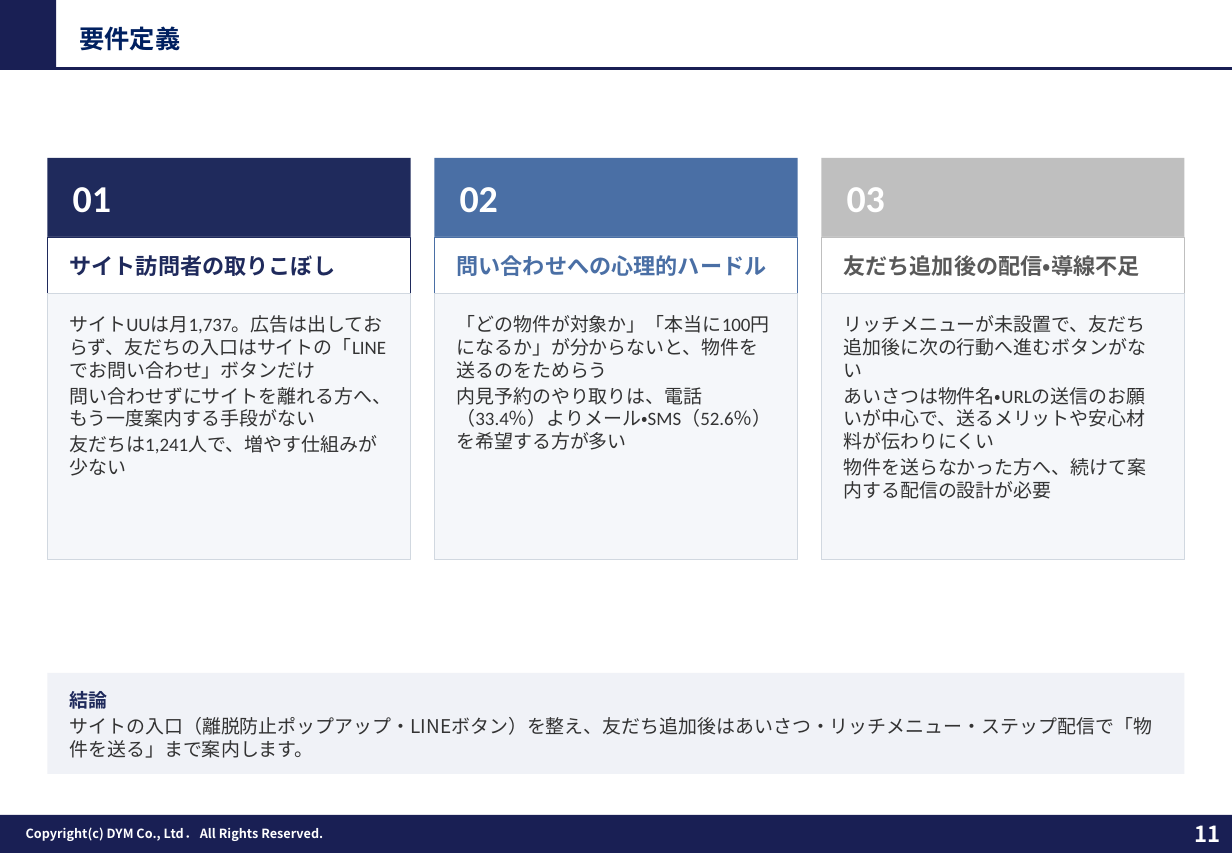
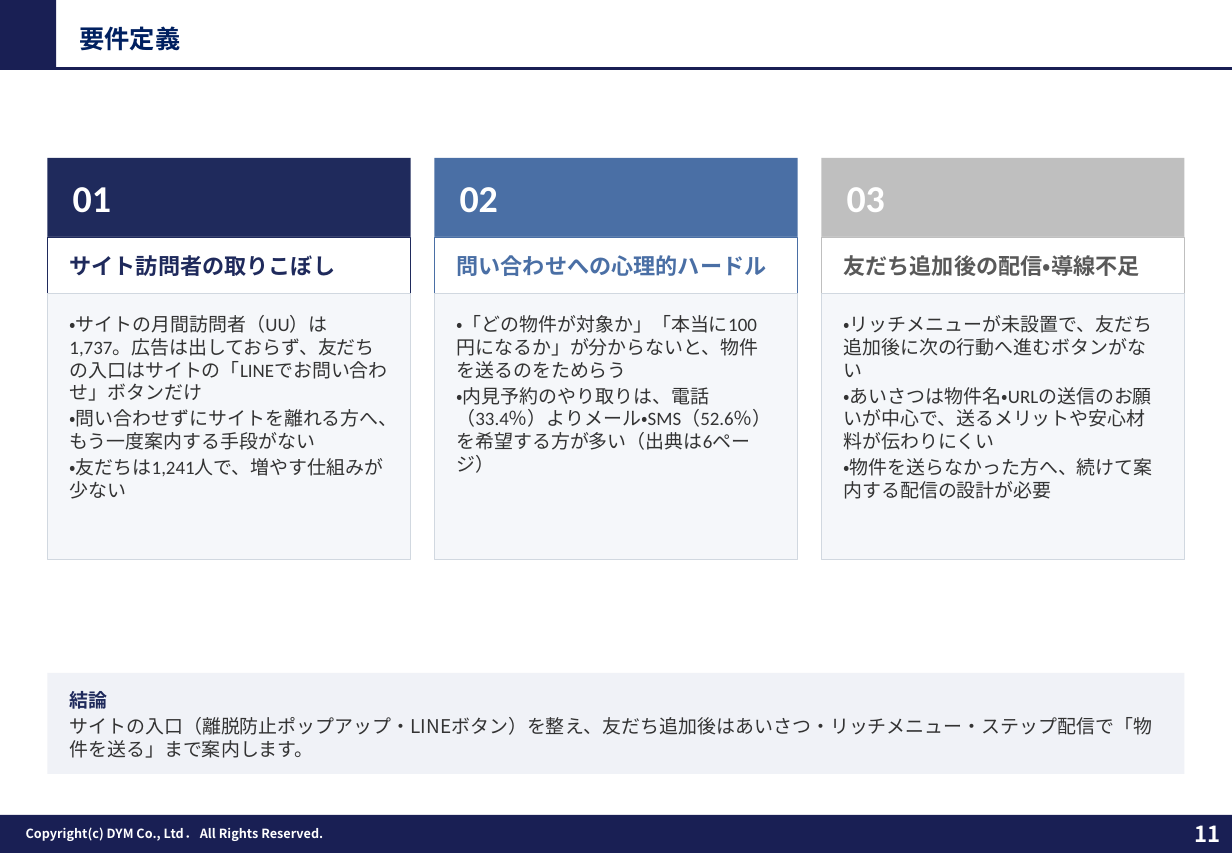
Before and after one commit to tonomura-r-dev/folder, a slide deck: slide 11 of 202609_株式会社あらうち御中_LINE公式アカウント運用のご提案_S1-17修正.pptx. Drawn at 1232x853 pixels with LibreOffice and Linux fonts; fonts in the diff are those of the drawing; background and template pictures are left out. Boxes give left, top, right and bottom in pixels: in the first picture for what was removed or moved away, otherwise in the second. Text is boxed around its words. In the diff, an @@ line names an element or a change of style, - is before the commit and + after.

```diff
--- a/202609_株式会社あらうち御中_LINE公式アカウント運用のご提案_S1-17修正.pptx
+++ b/202609_株式会社あらうち御中_LINE公式アカウント運用のご提案_S1-17修正.pptx
@@ text in rectangle at box(69, 315, 397, 499): text changed @@
-サイトUUは月1,737。広告は出しておらず、友だちの入口はサイトの「LINEでお問い合わせ」ボタンだけ
-問い合わせずにサイトを離れる方へ、もう一度案内する手段がない
-友だちは1,241人で、増やす仕組みが少ない
+・サイトの月間訪問者（UU）は1,737。広告は出しておらず、友だちの入口はサイトの「LINEでお問い合わせ」ボタンだけ
+・問い合わせずにサイトを離れる方へ、もう一度案内する手段がない
+・友だちは1,241人で、増やす仕組みが少ない
@@ text in rectangle at box(456, 315, 771, 450): text changed @@
-「どの物件が対象か」「本当に100円になるか」が分からないと、物件を送るのをためらう
-内見予約のやり取りは、電話（33.4％）よりメール・SMS（52.6％）を希望する方が多い
+・「どの物件が対象か」「本当に100円になるか」が分からないと、物件を送るのをためらう
+・内見予約のやり取りは、電話（33.4％）よりメール・SMS（52.6％）を希望する方が多い（出典は6ページ）
@@ text in rectangle at box(843, 315, 1152, 499): text changed @@
-リッチメニューが未設置で、友だち追加後に次の行動へ進むボタンがない
-あいさつは物件名・URLの送信のお願いが中心で、送るメリットや安心材料が伝わりにくい
-物件を送らなかった方へ、続けて案内する配信の設計が必要
+・リッチメニューが未設置で、友だち追加後に次の行動へ進むボタンがない
+・あいさつは物件名・URLの送信のお願いが中心で、送るメリットや安心材料が伝わりにくい
+・物件を送らなかった方へ、続けて案内する配信の設計が必要
```
Also in this commit, not shown: 13 other slides changed, 2 other files.
